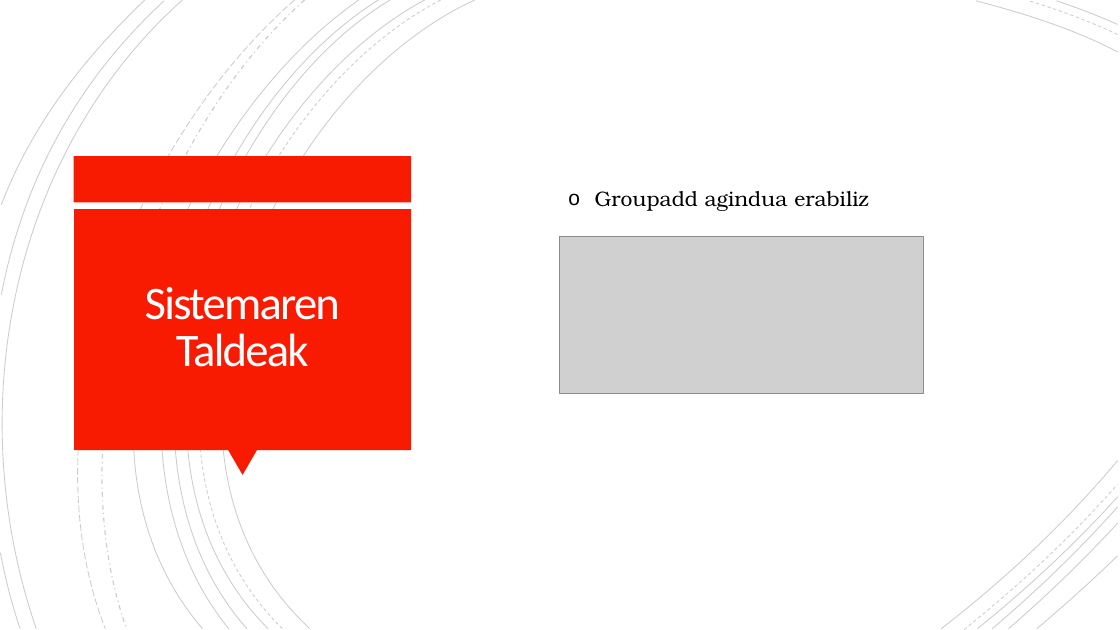
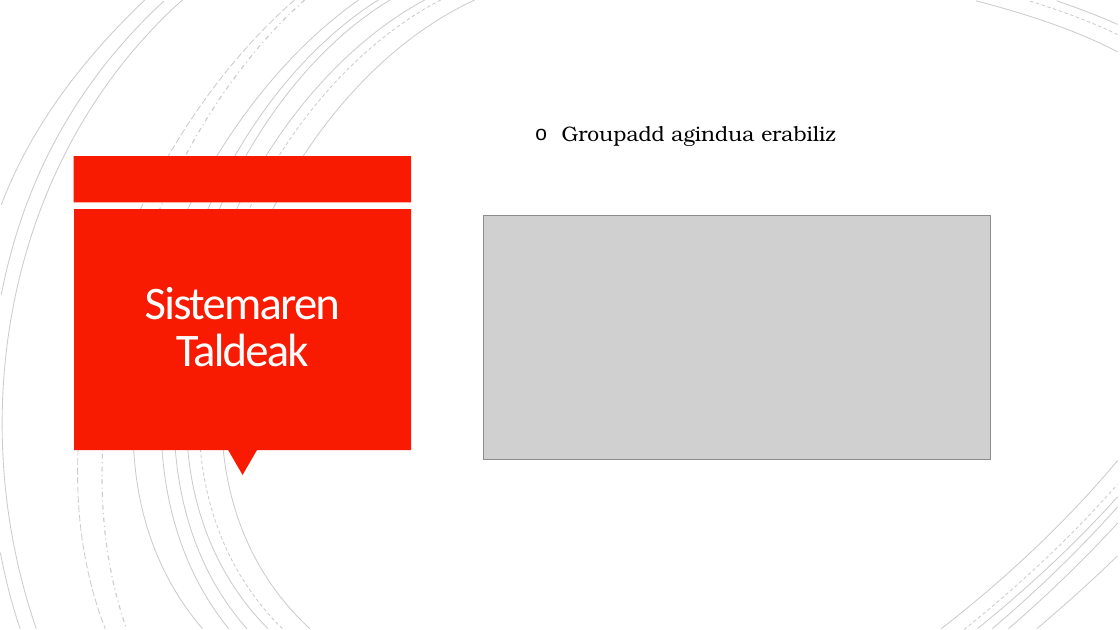
Before and after one commit to OceansForce/Erronka_5_Taldea, a slide deck: slide 12 of Aurkezpena/Aurkezpena_5.taldea_2.sprint.pptx (slide 10 before the commit). Drawn at 1120x630 pixels with LibreOffice and Linux fonts; fonts in the diff are those of the drawing; grey boxes stand for pictures. Boxes give left, top, right and bottom in pixels: in the first picture for what was removed or moved away, otherwise in the second. Text is boxed around its words. In the diff, an @@ line names an element or a change of style, - is before the commit and + after.

```diff
--- a/Aurkezpena/Aurkezpena_5.taldea_2.sprint.pptx
+++ b/Aurkezpena/Aurkezpena_5.taldea_2.sprint.pptx
@@ text "Groupadd agindua erabiliz": place and size @@
-text "Groupadd agindua erabiliz" at (595,191,868,211)
+text "Groupadd agindua erabiliz" at (562,126,835,146)
@@ picture added at (484,216,991,459) @@
@@ picture removed at (560,236,923,393) @@
```
Also in this commit, not shown: 7 other slides changed, 4 slides added, 1 slide removed.
